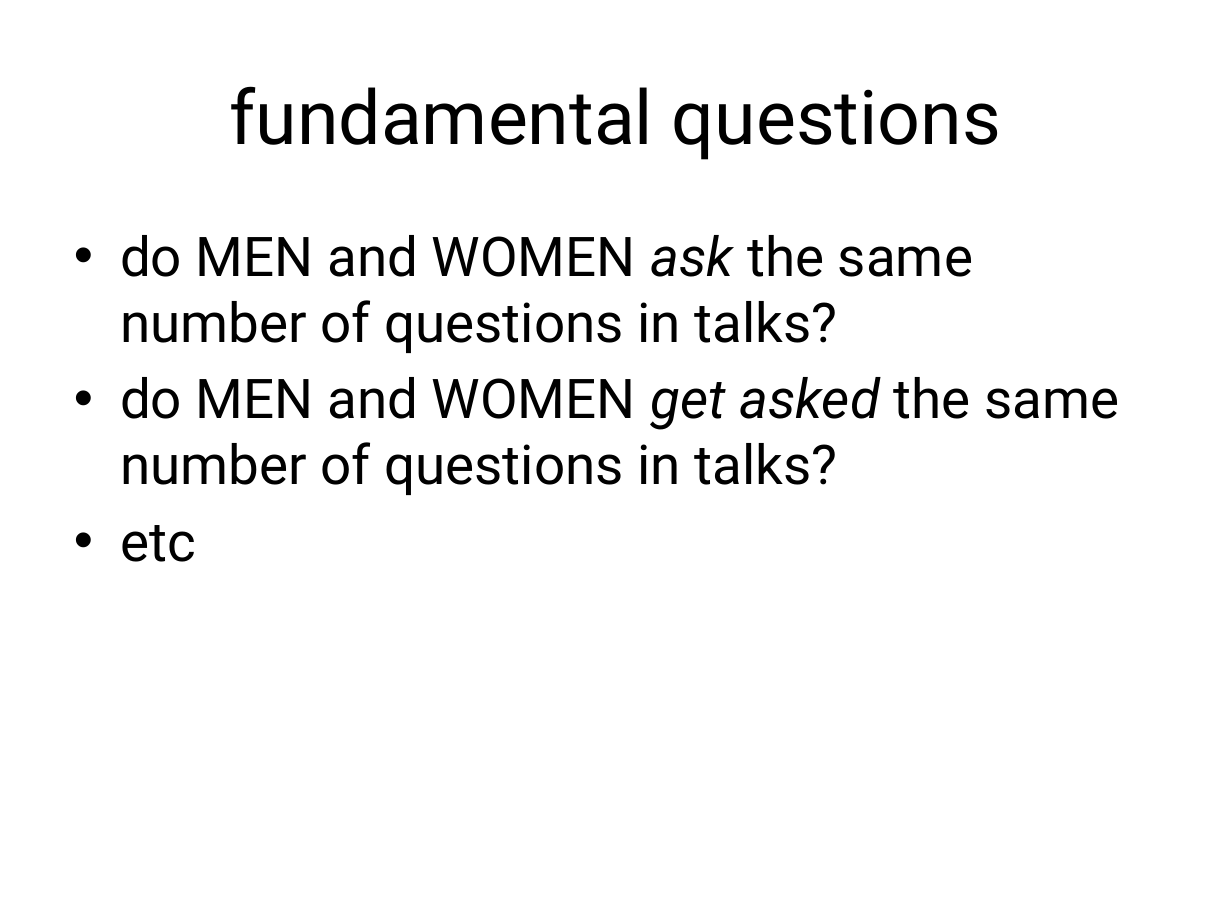
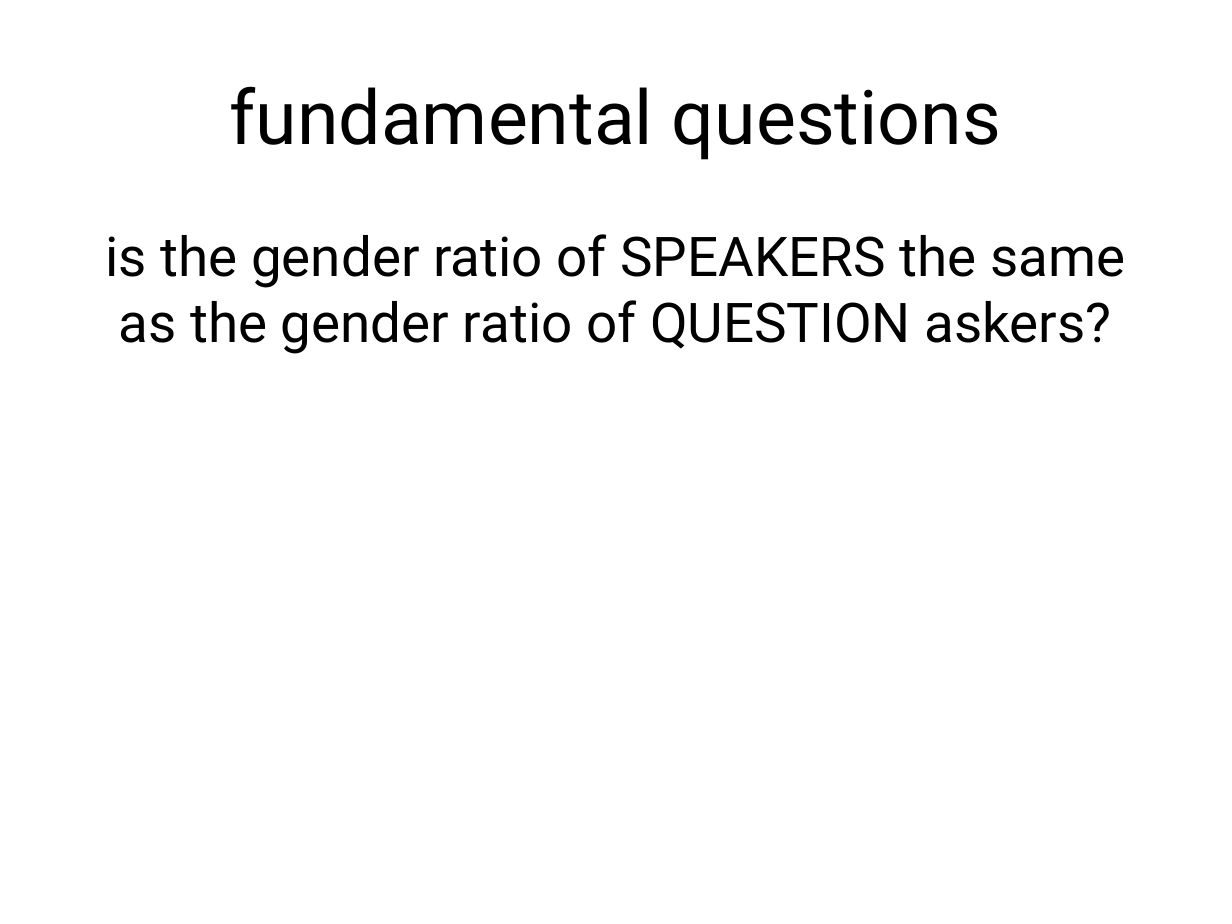
Before and after one commit to astronomeralex/aas-gender-talks, a slide deck: slide 2 of gender_talks.pptx. Drawn at 1232x924 pixels with LibreOffice and Linux fonts; fonts in the diff are those of the drawing. Boxes give left, top, right and bottom in pixels: in the first picture for what was removed or moved away, otherwise in the second. Text is boxed around its words. In the diff, an @@ line names an element or a change of style, - is before the commit and + after.

Commit message:
added powerpoint slides

```diff
--- a/gender_talks.pptx
+++ b/gender_talks.pptx
@@ text at bbox=[105, 234, 1125, 354]: text changed @@
-• do MEN and WOMEN ask the same number of questions in talks?
-• do MEN and WOMEN get asked the same number of questions in talks?
-• etc
+is the gender ratio of SPEAKERS the same as the gender ratio of QUESTION askers?
```
Also in this commit, not shown: 2 slides added, 2 slides removed.
